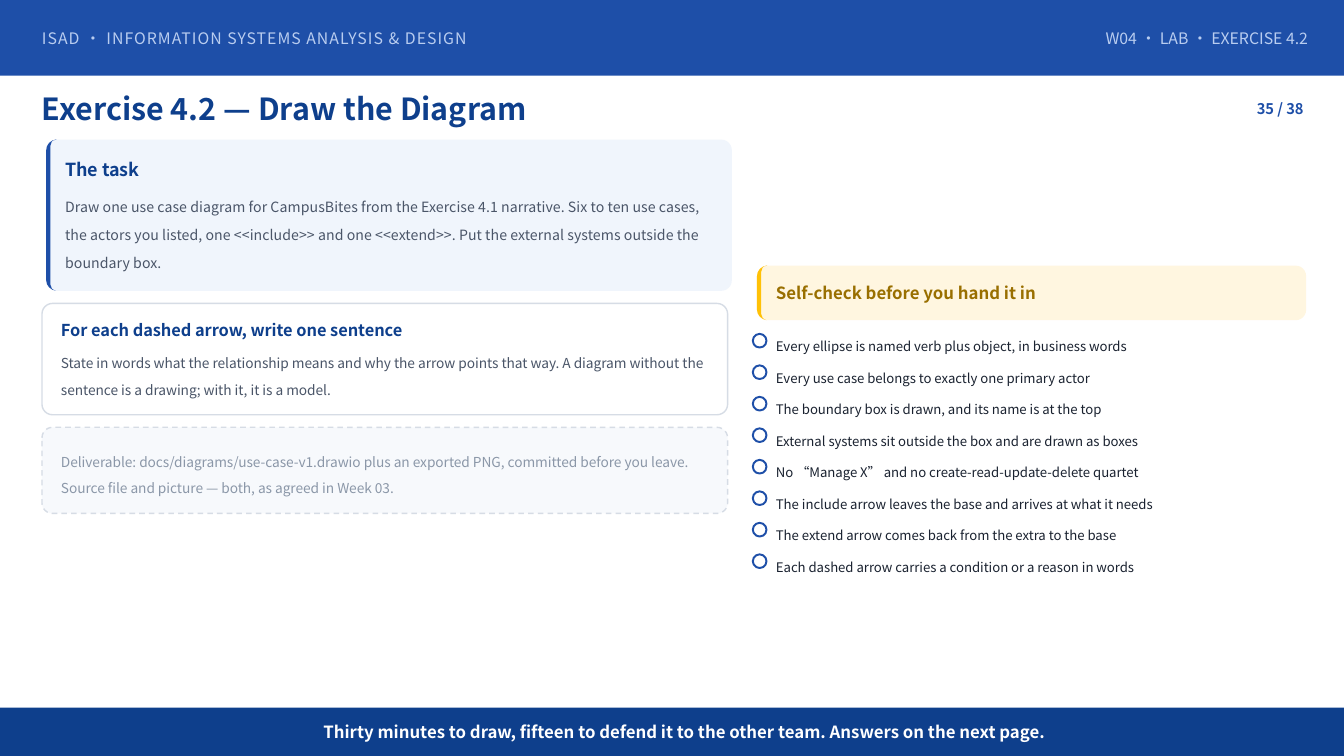
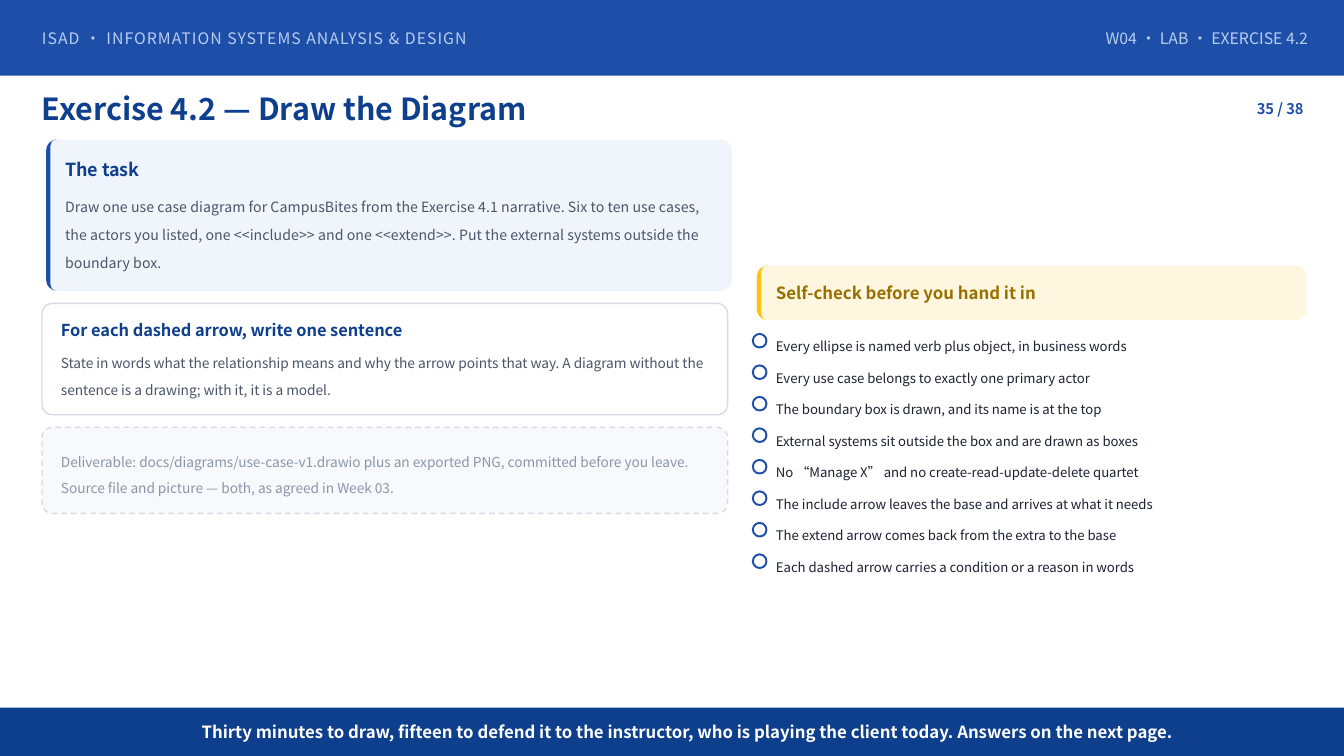
Before and after one commit to klausren/isad-course, a slide deck: slide 35 of 01-slides/W04-Requirements-and-Use-Case-Modeling.pptx. Drawn at 1344x756 pixels with LibreOffice and Linux fonts; fonts in the diff are those of the drawing. Boxes give left, top, right and bottom in pixels: in the first picture for what was removed or moved away, otherwise in the second. Text is boxed around its words. In the diff, an @@ line names an element or a change of style, - is before the commit and + after.

Commit message:
Add W04 lab sheet and rebuild W04 deck for the four-person cohort
- labs/Lab-04-W04-Finding-Actors-and-Use-Cases.md: Exercise 4.1 (actors, nine candidates), Exercise 4.2 (diagram + one sentence per dashed arrow), 15-min defence to the instructor as client, push-only submission (M1 tag on Oct 4)
- Lab Guide: Lab 4 entry now links the lab sheet and states today's deliverable
- W04 deck rebuilt: removed the two-team assumptions, corrected the M1 date line (Sun Oct 4)

```diff
--- a/01-slides/W04-Requirements-and-Use-Case-Modeling.pptx
+++ b/01-slides/W04-Requirements-and-Use-Case-Modeling.pptx
@@ text at (202, 724, 1123, 742): text changed @@
-Thirty minutes to draw, fifteen to defend it to the other team. Answers on the next page.
+Thirty minutes to draw, fifteen to defend it to the instructor, who is playing the client today. Answers on the next page.
```
Also in this commit, not shown: 3 other slides changed, 2 other files.
